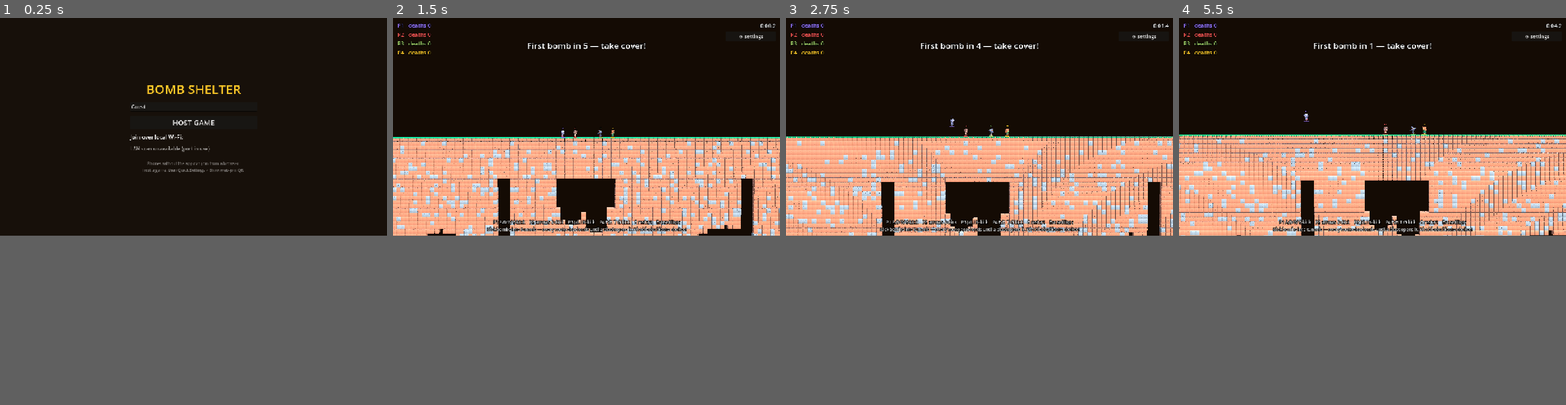
Above: before the commit, frames 1-4 (left to right).
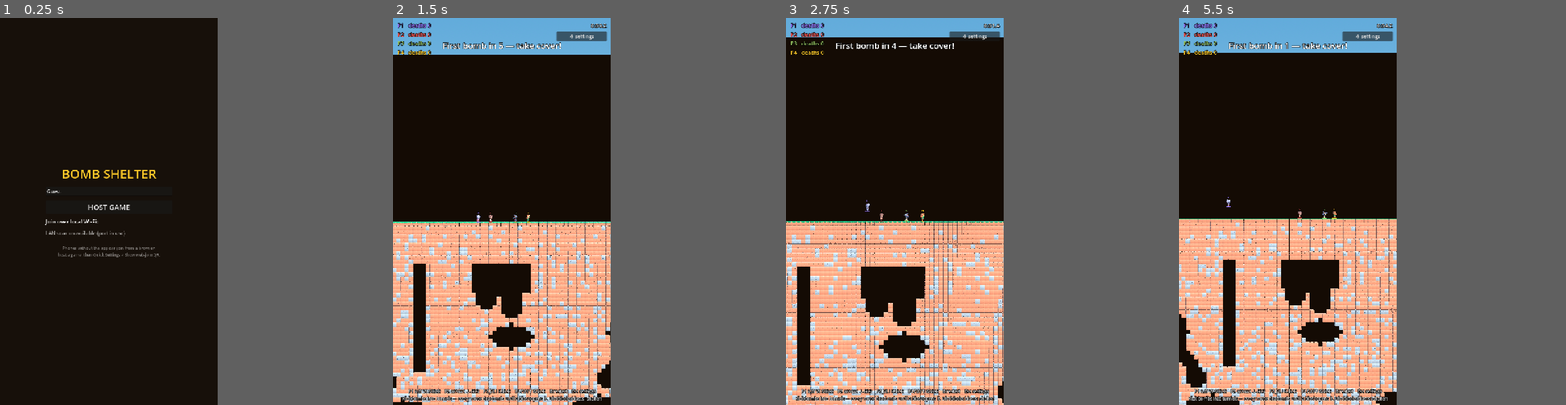
Above: after the commit, the same moments.

Repository: uchy4/dummy
Game: Godot game, scene res://scenes/menu.tscn
The game is run twice, just before and just after one commit, with the same random seed, the same clock (stepped at 60 frames per second) and the same inputs.
Inputs (mouse positions are in pixels of both pictures, inside the frame that each line leads up to):
- Up to frame 1 (0.25 s): no input
- Up to frame 2 (1.5 s): tap Enter (ui_accept) at 0.5 s; move the mouse to (671, 114) at 0.52 s; hold D (p1_right) 0.53-1.25 s; hold S (p1_kick) 0.53-1.25 s; click (671, 114) at 0.67 s; tap W (p1_jump) at 0.77 s; click "HOST GAME" at 1.25 s
- Up to frame 3 (2.75 s): move the mouse to (902, 137) at 2.02 s; hold Down from 2.03 s (still down); tap J at 2.1 s; tap W (p1_jump) at 2.27 s
- Up to frame 4 (5.5 s): move the mouse to (1411, 79) at 2.77 s; release Down at 2.78 s; hold D (p1_right) 2.78-3.53 s; tap L at 2.85 s; move the mouse to (1353, 168) at 3.52 s; hold Up 3.53-4.28 s; tap I at 3.6 s; click (1353, 168) at 3.67 s; tap W (p1_jump) at 3.77, 4.52, 5.27 s; move the mouse to (1488, 161) at 4.27 s; hold A (p1_left) from 4.28 s (still down); tap K at 4.35 s; move the mouse to (1256, 95) at 5.02 s; tap F at 5.1 s
In our replay, the window is 800x450 before the commit and 450x800 after it. These sizes can differ from the game's own. Grey fills any space a smaller window leaves; there, only what the larger window draws over its background counts as a difference.

The runs differ from the first frame. In frame 1, 1.4% of the frame differs, in the area x 11-63%, y 17-62%; in frame 2, 48%; in frame 3, 47%; in frame 4, 49%, in the area x 0-100%, y 0-100%.

Commit message:
Portrait default; web view gains procedural sound effects
The map is taller than wide (race down to the finish), so the native
app now defaults to portrait (sensor_portrait, 720x1280 viewport). The
web client drops the 'rotate sideways' nag since portrait is intended,
keeping the robust visualViewport sizing that fixed the iOS Safari
slice.

The QR/web canvas client was silent while the native app had sound; it
now synthesizes SFX via Web Audio — explosion booms on carve events
(scaled by radius), death splats on player alive->dead transitions, and
a win fanfare — resumed on the JOIN tap to satisfy mobile autoplay
policy. Verified in headless Chromium (both orientations fill the
viewport; join/render/audio raise no console errors).

Co-Authored-By: Claude Opus 4.8 <noreply@anthropic.com>
Claude-Session: https://claude.ai/code/session_01QSJudmCHT44WHN37u3ZpBk

Diff:
--- a/bomb-shelter/project.godot
+++ b/bomb-shelter/project.godot
@@ -18,11 +18,11 @@
 
 [display]
 
-window/size/viewport_width=1280
-window/size/viewport_height=720
+window/size/viewport_width=720
+window/size/viewport_height=1280
 window/stretch/mode="canvas_items"
 window/stretch/aspect="expand"
-window/handheld/orientation=4
+window/handheld/orientation=5
 
 [layer_names]
 
--- a/bomb-shelter/scripts/net_hub.gd
+++ b/bomb-shelter/scripts/net_hub.gd
@@ -52,9 +52,6 @@
 #status{text-align:center;padding:8px;color:#9ccc65;font-size:14px}
 #game{display:none;position:fixed;top:0;left:0;right:0;bottom:0}
 canvas{position:absolute;top:0;left:0;display:block}
-#rotate{display:none;position:absolute;top:0;left:0;right:0;
-background:rgba(10,7,4,.72);color:#ffca28;z-index:20;
-text-align:center;font-size:14px;padding:7px 12px;pointer-events:none}
 .pad{position:absolute;bottom:calc(14px + env(safe-area-inset-bottom));width:84px;height:84px;border-radius:50%;
 background:rgba(255,255,255,.14);border:2px solid rgba(255,255,255,.35);
 display:flex;align-items:center;justify-content:center;font-size:34px;color:rgba(255,255,255,.85)}
@@ -77,8 +74,7 @@
 <div id="game"><canvas id="cv"></canvas>
 <div class="pad" id="left">&#9664;</div><div class="pad" id="right">&#9654;</div>
 <div class="pad" id="jump">&#9650;</div><div class="pad" id="kick">KICK</div>
-<div id="colorbtn"></div><div id="fs">&#x26F6;</div>
-<div id="rotate">&#x21BB; rotate sideways for the full view</div></div>
+<div id="colorbtn"></div><div id="fs">&#x26F6;</div></div>
 <script>
 var ws=null,joined=false,st={a:0,j:0,k:0},held={left:false,right:false,jump:false,kick:false};
 var W=0,H=0,TS=16,SURF=20,FIN=0,grid=null,off=null,octx=null;
@@ -88,6 +84,33 @@
 var BOMB=["#212126","#131318","#733f17","#1f5c2e"];
 var cam={x:800,y:300},cv=document.getElementById("cv"),ctx=cv.getContext("2d");
 var VW=0,VH=0,DPR=1;
+// --- Web Audio: procedural SFX so the web view sounds like the native app ---
+var AC=null;
+function initAudio(){try{AC=new (window.AudioContext||window.webkitAudioContext)();}catch(e){}}
+function noiseBuf(dur){var n=Math.floor(AC.sampleRate*dur),b=AC.createBuffer(1,n,AC.sampleRate),d=b.getChannelData(0);
+ for(var i=0;i<n;i++)d[i]=Math.random()*2-1;return b;}
+function boom(vol){if(!AC)return;var t=AC.currentTime;
+ var s=AC.createBufferSource();s.buffer=noiseBuf(0.55);
+ var lp=AC.createBiquadFilter();lp.type="lowpass";lp.frequency.setValueAtTime(500,t);
+ lp.frequency.exponentialRampToValueAtTime(60,t+0.4);
+ var g=AC.createGain();g.gain.setValueAtTime(vol,t);g.gain.exponentialRampToValueAtTime(0.001,t+0.55);
+ s.connect(lp);lp.connect(g);g.connect(AC.destination);s.start(t);s.stop(t+0.55);
+ var o=AC.createOscillator();o.frequency.setValueAtTime(90,t);o.frequency.exponentialRampToValueAtTime(30,t+0.3);
+ var g2=AC.createGain();g2.gain.setValueAtTime(vol*0.9,t);g2.gain.exponentialRampToValueAtTime(0.001,t+0.35);
+ o.connect(g2);g2.connect(AC.destination);o.start(t);o.stop(t+0.35);}
+function splat(){if(!AC)return;var t=AC.currentTime;
+ var s=AC.createBufferSource();s.buffer=noiseBuf(0.25);
+ var lp=AC.createBiquadFilter();lp.type="lowpass";lp.frequency.setValueAtTime(900,t);
+ lp.frequency.exponentialRampToValueAtTime(120,t+0.2);
+ var g=AC.createGain();g.gain.setValueAtTime(0.5,t);g.gain.exponentialRampToValueAtTime(0.001,t+0.25);
+ s.connect(lp);lp.connect(g);g.connect(AC.destination);s.start(t);s.stop(t+0.25);}
+function tone(freq,start,dur,vol){var t=AC.currentTime+start;
+ var o=AC.createOscillator();o.type="triangle";o.frequency.value=freq;
+ var g=AC.createGain();g.gain.setValueAtTime(0.0001,t);g.gain.linearRampToValueAtTime(vol,t+0.02);
+ g.gain.exponentialRampToValueAtTime(0.0001,t+dur);
+ o.connect(g);g.connect(AC.destination);o.start(t);o.stop(t+dur);}
+function fanfare(){if(!AC)return;[523.25,659.25,784.0,1046.5].forEach(function(f,i){
+ tone(f,i*0.16,i===3?0.6:0.2,0.28);});}
 // Size the canvas from the *visual* viewport in real pixels. CSS 100vh/100%
 // is unreliable on iOS Safari (collapsing URL bar, stale post-rotation
 // layout) and produced a broken "slice" — this is the robust fix.
@@ -98,7 +121,6 @@
  DPR=window.devicePixelRatio||1;
  cv.style.width=VW+"px";cv.style.height=VH+"px";
  cv.width=Math.round(VW*DPR);cv.height=Math.round(VH*DPR);
- document.getElementById("rotate").style.display=(joined&&VH>VW*1.15)?"block":"none";
 }
 window.addEventListener("resize",fit);
 window.addEventListener("orientationchange",function(){setTimeout(fit,250);});
@@ -111,9 +133,10 @@
  ws.onmessage=function(ev){var m=JSON.parse(ev.data);
   if(m.t==="s"){
    if(sc)for(var i=0;i<sc.p.length&&i<m.p.length;i++)
-    if(sc.p[i][2]===1&&m.p[i][2]===0)burst(m.p[i][0],m.p[i][1],roster[i]?roster[i].c:"fff");
+    if(sc.p[i][2]===1&&m.p[i][2]===0){burst(m.p[i][0],m.p[i][1],roster[i]?roster[i].c:"fff");splat();}
    sp=sc;tp=tc;sc=m;tc=performance.now();}
-  else if(m.t==="carve"){carve(m.x,m.y,m.r);flashes.push({x:m.x,y:m.y,r:m.r,t:performance.now()});}
+  else if(m.t==="carve"){carve(m.x,m.y,m.r);flashes.push({x:m.x,y:m.y,r:m.r,t:performance.now()});
+   boom(Math.min(0.55,0.2+m.r/240));}
   else if(m.t==="init"){W=m.w;H=m.h;TS=m.ts;SURF=m.surf;FIN=m.fin;
    grid=new Uint8Array(m.grid.length);
    for(var i=0;i<m.grid.length;i++)grid[i]=m.grid.charCodeAt(i)-48;
@@ -124,7 +147,7 @@
    if(!joined){if(!selKey||!opts.some(function(o){return key(o)===selKey;}))
     selKey=opts.length?key(opts[0]):null;
    renderSw();}}
-  else if(m.t==="win")win=m;};
+  else if(m.t==="win"){win=m;fanfare();}};
 }
 function key(o){return o.join("|");}
 function bg(o){return o.length>1?
@@ -149,6 +172,8 @@
   var p=(el.requestFullscreen||el.webkitRequestFullscreen).call(el);
   if(p&&p.catch)p.catch(function(){});}}catch(err){}}
 function doJoin(){if(!ws||ws.readyState!==1)return;goFS();joined=true;sendJoin();
+ if(!AC)initAudio();
+ if(AC&&AC.state==="suspended"){var pr=AC.resume();if(pr&&pr.catch)pr.catch(function(){});}
  document.getElementById("join").style.display="none";
  document.getElementById("game").style.display="block";updateBtn();
  fit();setTimeout(fit,150);setTimeout(fit,600);}
